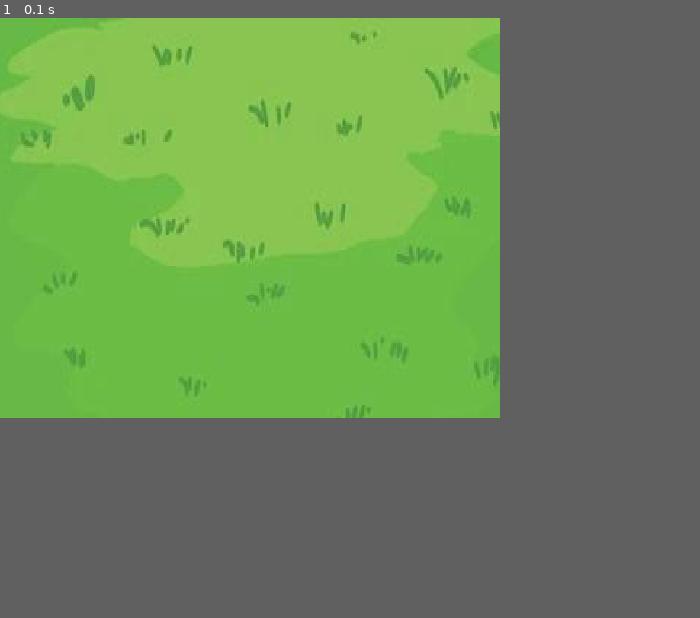
Above: before the commit, frame 1.
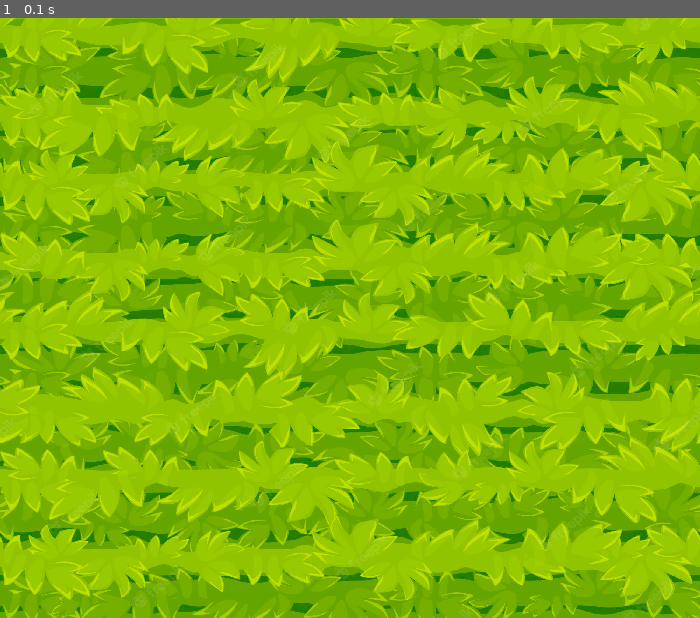
Above: after the commit, the same moment.

Repository: Jorgeneto1112/pygame
Game: pygame game, started from imagem.py
Same seed, same stepped clock (60 frames per second), same inputs: the game is played once before the commit and once after it.
Inputs:
- Up to frame 1 (0.1 s): no input
The window is 500x400 before the commit and 700x600 after it. Grey fills any space a smaller window leaves; there, only what the larger window draws over its background counts as a difference.

The runs differ from the first frame. In frame 1, 74% of the frame differs, in the area x 0-100%, y 0-100%.

Commit message:
nova grama

Diff:
--- a/imagem.py
+++ b/imagem.py
@@ -1,15 +1,15 @@
 import pygame
 
 pygame.init()
-WIDTH = 500
-HEIGHT = 400
+WIDTH = 700
+HEIGHT = 600
 window = pygame.display.set_mode((WIDTH, HEIGHT))
 pygame.display.set_caption('Hello World!')
 
 game = True
 
-image = pygame.image.load('grama.jpeg').convert()
-image = pygame.transform.scale(image, (520, 500))
+grama = pygame.image.load('grama 2.webp').convert()
+grama = pygame.transform.scale(grama, (WIDTH, HEIGHT))
 
 while game:
 
@@ -19,7 +19,7 @@
             game = False
 
     window.fill((0, 0, 0))
-    window.blit(image, (-10, 0))
+    window.blit(grama, (0, 0))
 
     pygame.display.update()
 
Binary file added: grama 2.webp
Binary file removed: grama.jpeg
Not shown, added: grama 2.heic
